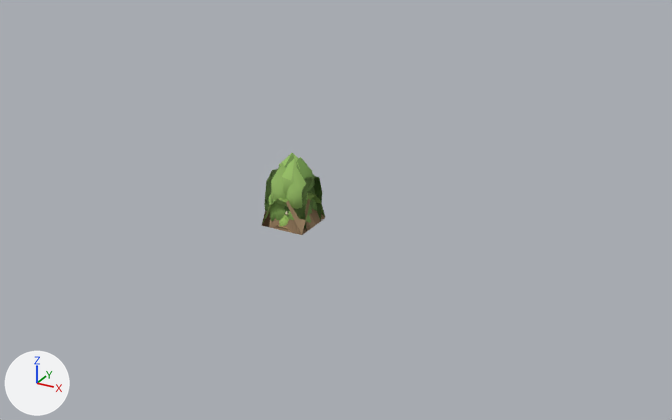
Two versions of the glTF model games/la-petite-ligne-2/assets/commun/decors/aubrune-lisieres.glb, one commit apart.
Rendered twice from a 50 mm camera at (9.58, -15.54, 8.26) aimed at (0.89, 0.27, 0.36). Arrows for +X, +Y and +Z are at lower left; the lights stay in place. The first picture is the older version.

The first picture shows 'hedge-b', 'hedge-c' and 7 more.
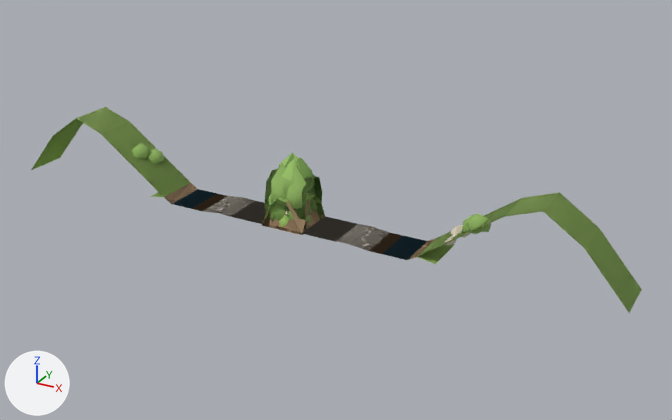
Patch to the scene script:
```diff
--- a/games/la-petite-ligne-2/assets/commun/decors/aubrune-lisieres.glb.py
+++ b/games/la-petite-ligne-2/assets/commun/decors/aubrune-lisieres.glb.py
@@ me_rail_cutting_b @@
+me_rail_cutting_b.from_pydata(...)  # 120 vertices, 145 faces; spans x -7.2..7.2, y -0.5..0.5, z 0.0..1.6
+# faces by material slot: [30, 69, 46]
+me_rail_cutting_b.materials.append(mat_feuillage)
+me_rail_cutting_b.materials.append(mat_pierre)
+me_rail_cutting_b.materials.append(mat_terre)
@@ me_rail_cutting @@
+me_rail_cutting.from_pydata(...)  # 121 vertices, 148 faces; spans x -7.2..7.2, y -0.5..0.5, z 0.0..1.6
+# faces by material slot: [30, 72, 46]
+me_rail_cutting.materials.append(mat_feuillage)
+me_rail_cutting.materials.append(mat_pierre)
+me_rail_cutting.materials.append(mat_terre)
@@ me_rail_bed @@
+me_rail_bed.from_pydata(...)  # 74 vertices, 90 faces; spans x -3.5..3.5, y -0.5..0.5, z 0.0..0.12
+# faces by material slot: [60, 30]
+me_rail_bed.materials.append(mat_pierre)
+me_rail_bed.materials.append(mat_terre)
@@ ob_rail_cutting_b @@
+ob_rail_cutting_b = bpy.data.objects.new('rail-cutting-b', me_rail_cutting_b)
+ob_rail_cutting_b.location = (0.0, 0.0, 0.0)
@@ ob_rail_cutting @@
+ob_rail_cutting = bpy.data.objects.new('rail-cutting', me_rail_cutting)
+ob_rail_cutting.location = (0.0, 0.0, 0.0)
@@ ob_rail_bed @@
+ob_rail_bed = bpy.data.objects.new('rail-bed', me_rail_bed)
+ob_rail_bed.location = (0.0, 0.0, 0.0)
```

What differs and where, as boxes [x1, y1, x2, y2] in the pictures (672 x 420 px):
'rail-cutting', added
    after: [31, 107, 642, 313]
    faces in mat_terre: [31, 107, 642, 313]
    faces in mat_feuillage: [147, 149, 491, 232]
    faces in mat_pierre: [220, 204, 470, 241]
'rail-cutting-b', added
    after: [132, 143, 480, 260]
    faces in mat_terre: [173, 183, 427, 260]
    faces in mat_feuillage: [132, 143, 480, 234]
'rail-bed', added
    after: [150, 184, 455, 264]
    faces in mat_terre: [150, 184, 455, 264]
